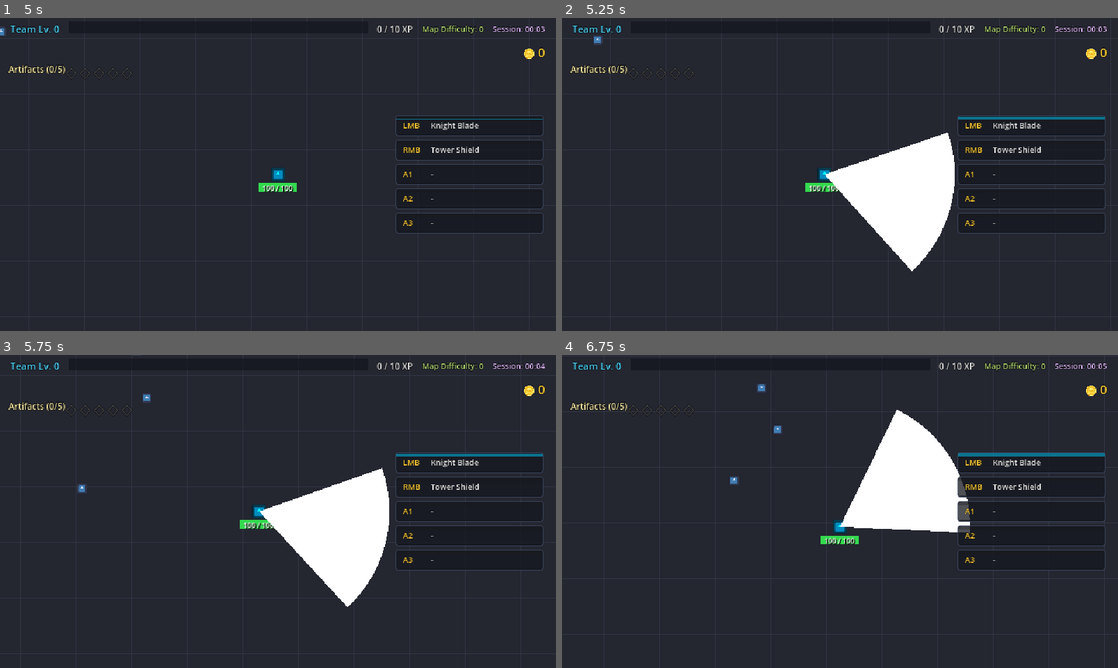
Above: before the commit, frames 1-4 (two rows, left to right).
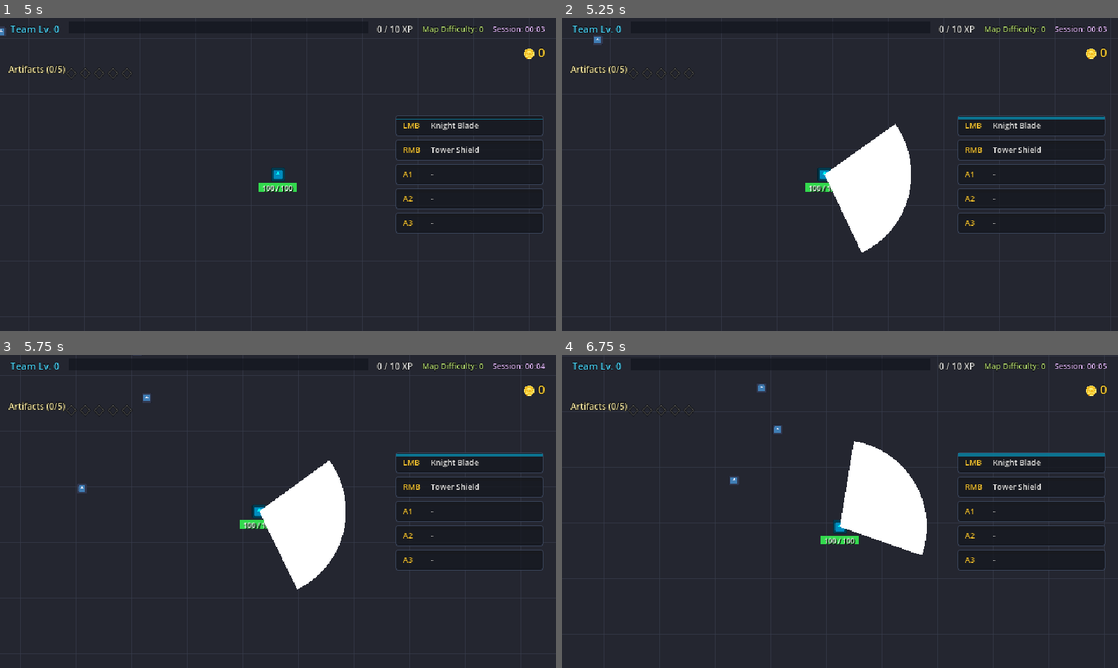
Above: after the commit, the same moments.

Repository: ZiMoar/BKubaj_Godot_Game
Game: Godot game, scene res://src/ui/main_menu.tscn
The game is run twice, just before and just after one commit, with the same random seed, the same clock (stepped at 60 frames per second) and the same inputs. The engine's default icon, where the game draws it, is replaced by a stand-in: a white triangle on a blue panel in a dark square.
Inputs (mouse positions are in pixels of both pictures, inside the frame that each line leads up to):
- Up to frame 1 (5 s): click "PLAY" at 0.5 s; click "Knight Broad combo slashes th…" at 1.25 s; tap Enter (ui_accept) at 2, 2.27, 2.57 s; move the mouse to (400, 158) at 2.02 s; press the mouse at (400, 158) at 2.03 s; hold D (move_right) 2.03-2.75 s; release the mouse at (400, 158) at 2.75 s; drag from (166, 190) to (300, 174) at 2.77 s; move the mouse to (333, 105) at 3.52 s; press the mouse at (333, 105) at 3.53 s; hold D (move_right) 3.53-4.25 s; release the mouse at (333, 105) at 4.25 s; drag from (250, 237) to (111, 127) at 4.27 s
- Up to frame 2 (5.25 s): move the mouse to (1006, 221) at 5.02 s; press the mouse at (1006, 221) at 5.03 s; hold A (move_left) from 5.03 s (still down)
- Up to frame 3 (5.75 s): keep holding A (move_left); tap Enter (ui_accept) at 5.27, 5.57 s
- Up to frame 4 (6.75 s): release A (move_left) at 5.75 s; release the mouse at (1006, 558) at 5.75 s; drag from (673, 464) to (712, 398) at 5.77 s; move the mouse to (867, 511) at 6.52 s; press the mouse at (867, 511) at 6.53 s; hold S (move_down) from 6.53 s (still down)

Frame 1 is identical in both runs. In frame 2, 4.4% of the frame differs, in the area x 47-71%, y 33-81%; in frame 3, 4.4%, in the area x 46-70%, y 33-81%; in frame 4, 4.4%.

Commit message:
Implement player class system

Diff:
--- a/src/entities/player/weapons/sword/sword_weapon.gd
+++ b/src/entities/player/weapons/sword/sword_weapon.gd
@@ -6,8 +6,8 @@
 @export var damage: int = 30
 @export var knockback_force: float = 32.0
 @export var stab_damage_multiplier: float = 1.5
-@export var reach: float = 150.0
-@export var slash_angle_deg: float = 66.67
+@export var reach: float = 100.0
+@export var slash_angle_deg: float = 100.0
 @export var slash_arc_segments: int = 16
 
 @onready var slash_area: Area2D = $SlashArea
